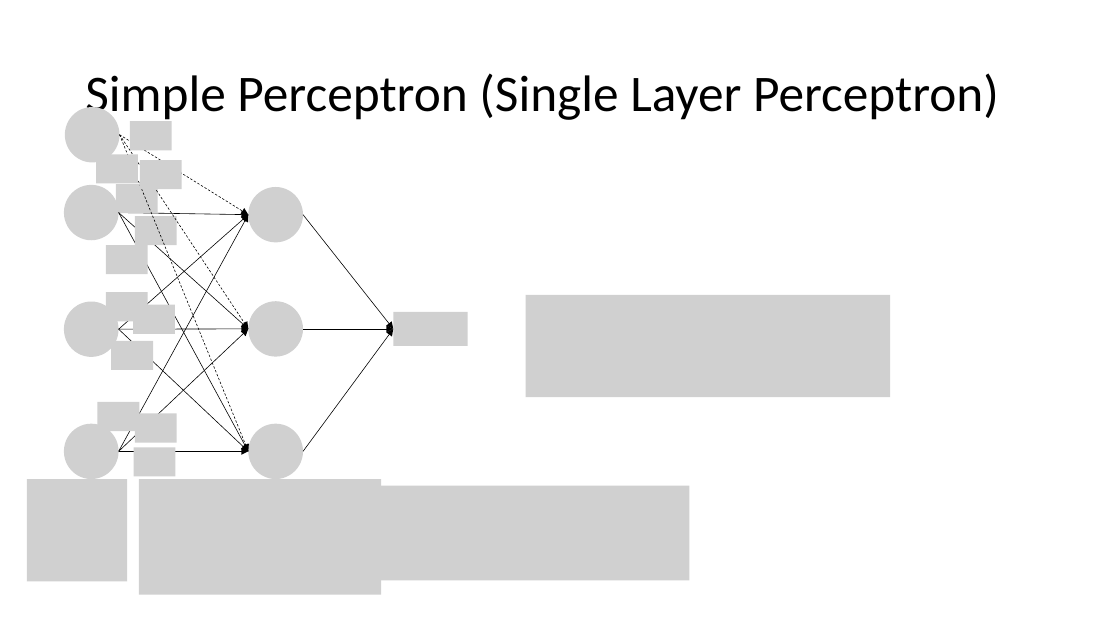
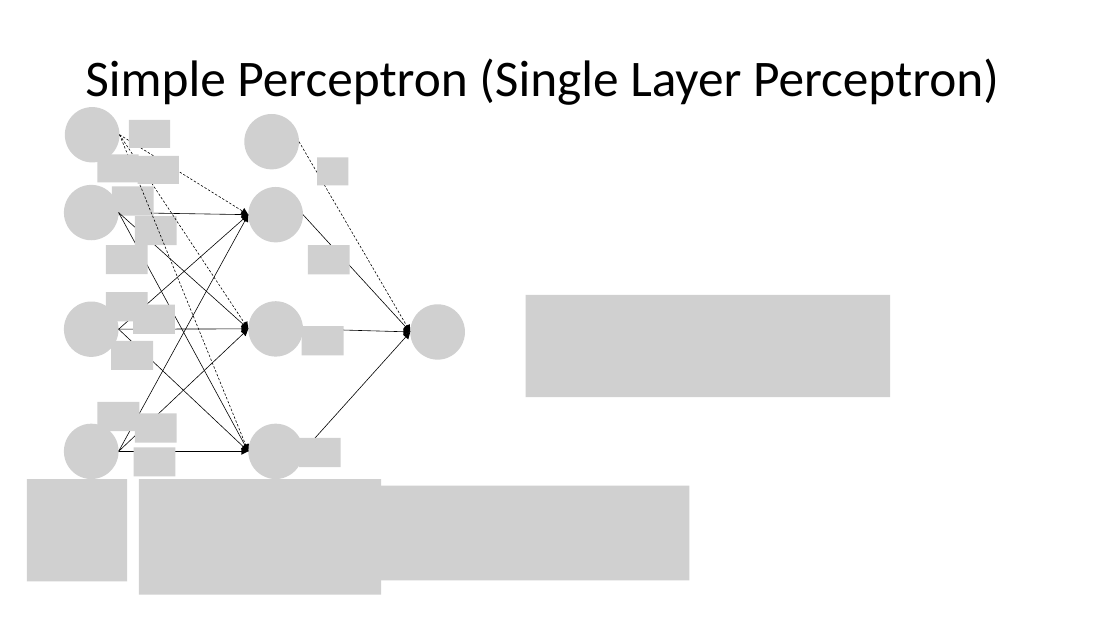
Before and after one commit to zkgz/lr, a slide deck: slide 10 of 4/slp.pptx. Drawn at 1120x630 pixels with LibreOffice and Linux fonts; fonts in the diff are those of the drawing; grey boxes stand for pictures. Boxes give left, top, right and bottom in pixels: in the first picture for what was removed or moved away, otherwise in the second. Text is boxed around its words. In the diff, an @@ line names an element or a change of style, - is before the commit and + after.

```diff
--- a/4/slp.pptx
+++ b/4/slp.pptx
@@ title "Simple Perceptron (Single Layer Perceptron)": place and size @@
-title "Simple Perceptron (Single Layer Perceptron)" at (85,73,999,123)
+title "Simple Perceptron (Single Layer Perceptron)" at (85,58,999,108)
@@ picture added at (245,114,299,170) @@
@@ arrow added from (299, 142) to (410, 332), #000000 0.5 pt dashed @@
@@ picture: place and size @@
-picture at (139,160,181,190)
+picture at (138,156,179,184)
@@ picture added at (317,158,348,186) @@
@@ picture: place and size @@
-picture at (116,184,158,213)
+picture at (112,187,154,216)
@@ arrow moved from (303, 215) - (393, 329) to (303, 215) - (410, 332) @@
@@ picture added at (308,245,350,275) @@
@@ picture added at (302,326,344,355) @@
@@ arrow moved from (303, 329) - (393, 329) to (303, 329) - (410, 332) @@
@@ picture removed at (393,312,468,345) @@
@@ picture added at (410,304,465,360) @@
@@ arrow moved from (303, 451) - (393, 329) to (303, 451) - (410, 332) @@
@@ picture added at (299,438,341,467) @@
```
Also in this commit, not shown: 1 other file.
